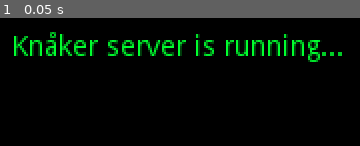
Above: before the commit, frame 1.
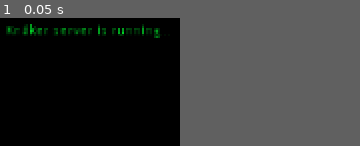
Above: after the commit, the same moment.

Repository: ebinbellini/knaker-server
Game: Godot game, scene res://server.tscn
Two runs of this game, one before a commit and one after it. Both use one fixed random seed, a clock stepped at 60 frames per second and the inputs below.
Inputs:
- Up to frame 1 (0.05 s): no input
In our replay, the window is 180x64 before the commit and 90x64 after it. These sizes can differ from the game's own. Grey fills any space a smaller window leaves; there, only what the larger window draws over its background counts as a difference.

The runs differ from the first frame. In frame 1, 7.3% of the frame differs, in the area x 1-95%, y 4-35%.

Commit message:
more rules and some bugfixes
smoler window
implemented more rules, such as flipping the pile, regaining the turn, transparent seven etc.
fixed bugs in player_has_cards and is_legal_stair etc

Diff:
--- a/project.godot
+++ b/project.godot
@@ -26,8 +26,8 @@
 
 [display]
 
-window/size/width=180
-window/size/height=25
+window/size/width=90
+window/size/height=12
 window/size/resizable=false
 window/vsync/use_vsync=false
 window/energy_saving/keep_screen_on=false
--- a/room.gd
+++ b/room.gd
@@ -155,19 +155,20 @@
 	for color in [ Spade, Heart, Diamond, Clover ]:
 		# 2 - 10, Kn 11, Q 12, K 13, A 14
 		for value in range(2, 15):
-			var card: Card = Card.new()
-			card.color = color
-			card.value = value
-			deck.append(card)
+			deck.append(create_card(value, color))
 
 	# All three knakers
 	for knaker_color in [Spade, Clover, Heart]:
-		var knak = Card.new()
-		knak.value = Knaker
-		knak.color = knaker_color
-		deck.append(knak)
+		deck.append(create_card(Knaker, knaker_color))
 
 	deck.shuffle()
+
+
+func create_card(value: int, color: int) -> Card:
+	var card: Card = Card.new()
+	card.value = value
+	card.color = color
+	return card
 
 
 func card_to_transferable(card: Card) -> Array:
@@ -182,10 +183,7 @@
 
 
 func transferable_to_card(transferable: Array) -> Card:
-	var result = Card.new()
-	result.value = transferable[0]
-	result.color = transferable[1]
-	return result
+	return create_card(transferable[0], transferable[1])
 
 
 func transferable_array_to_cards(transferable_array: Array) -> Array:
@@ -219,23 +217,21 @@
 	player_cards_changed(player)
 
 
-func player_has_cards(player: Player, cards: Array):
+func player_has_cards(player: Player, cards: Array) -> bool:
 	var selected_hand_cards: int = 0
 	var selected_up_cards: int = 0
 
 	for comp_card in cards:
 		for card in player.hand:
-			if card.value != comp_card.value or card.color != comp_card.color:
-				return true
-			selected_hand_cards += 1
+			if are_cards_equal(card, comp_card):
+				selected_hand_cards += 1
 
 	if selected_hand_cards == len(player.hand):
 		# Player is allowed to place his up cards
 		for comp_card in cards:
 			for card in player.up:
-				if card.value != comp_card.value or card.color != comp_card.color:
-					return true
-				selected_up_cards += 1
+				if are_cards_equal(card, comp_card):
+					selected_up_cards += 1
 
 	return selected_hand_cards + selected_up_cards == len(cards)
 
@@ -319,15 +315,24 @@
 
 
 func is_top_flippable_quadruple() -> bool:
+	# TODO not flippable if a stair was placed to create the quadruple
 	# Is a quadruple not consiting of 2, 7, or 10 on the top of the pile?
-	if len(pile) >= 4:
-		var i = len(pile) - 1
-		var first: Card = pile[i]
-		if not (first.value == 2 or first.value == 7 or first.value == 10):
-			while i > 0:
-				i -= 1
-				if pile[i].value != first.value:
-					return false
+	if len(pile) < 4:
+		return false
+
+	var i = len(pile) - 1
+	var first: Card = pile[i]
+
+	# A stair cannot contain 2, 7, or 10
+	if first.value == 2 or first.value == 7 or first.value == 10:
+		return false
+
+	#  Check if the top four are non-homogenous
+	var end = i - 3
+	while i > end:
+		i -= 1
+		if pile[i].value != first.value:
+			return false
 
 	return true
 
@@ -394,7 +399,11 @@
 		# Mulitple cards
 
 		# If a two has been placed then any card can be placed afterward
-		var two_placed = pile[first_non_seven_index()].value == 2
+		var two_placed = false
+
+		var fns: int = first_non_seven_index()
+		if fns >= 0:
+			two_placed = (pile[fns].value == 2)
 
 		# Get rid of 2's and 7's
 		if (cards[0].value == 2):
@@ -449,12 +458,13 @@
 	var prev_val: int = cards[0].value
 
 	# Ammount of unique values encountered
-	var unique: int = 0
-
-	for i in range(1, len(cards)):
+	var unique: int = 1
+
+	# Check all cards, including the first
+	for i in range(0, len(cards)):
 		var curr_val: int = cards[i].value
 
-		if curr_val == 10:
+		if curr_val == 10 or curr_val == 2:
 			return false
 
 		var same: bool = curr_val == prev_val
@@ -485,7 +495,13 @@
 		return true
 
 	# Use the value of the first card that isn't 7
-	var top: Card = pile[first_non_seven_index()]
+	var fns: int = first_non_seven_index()
+	var top: Card
+	if fns >= 0:
+		top = pile[fns]
+	else:
+		top = create_card(1, 0)
+
 	var tv: int = top.value
 
 	match card.value:
@@ -500,15 +516,16 @@
 			return not is_top_knaker_at_least_rank(4)
 		Knaker:
 			# TODO check if frippelknåker
-			return not tv == 3
+			return tv != 3
 		_:
 			return card.value >= top.value
 
 
 func first_non_seven_index() -> int:
 	# Find the index of the first card in the pile that isn't seven
+	# Returns -1 if the pile consists of only sevens
 	var i: int = len(pile)-1
-	while pile[i].value == 7:
+	while i >= 0 and pile[i].value == 7:
 		i -= 1
 
 	return i
--- a/server.gd
+++ b/server.gd
@@ -149,7 +149,7 @@
 
 remote func leave_game(room_name: String):
 	var pid = get_tree().get_rpc_sender_id()
-	var room = find_room("TEST ANVÄND room ISTÄLLET")
+	var room = find_room(room_name)
 
 	# TODO tell all players so they can update their UI
 	if room:
--- a/server.tscn
+++ b/server.tscn
@@ -19,10 +19,11 @@
 }
 
 [node name="Label" type="Label" parent="."]
-margin_left = 5.93909
-margin_top = 7.85085
-margin_right = 159.939
-margin_bottom = 54.8509
+margin_left = 3.22624
+margin_top = 2.62284
+margin_right = 169.226
+margin_bottom = 19.6228
+rect_scale = Vector2( 0.5, 0.5 )
 custom_colors/font_color = Color( 0, 1, 0.184314, 1 )
 text = "Knåker server is running..."
 __meta__ = {
